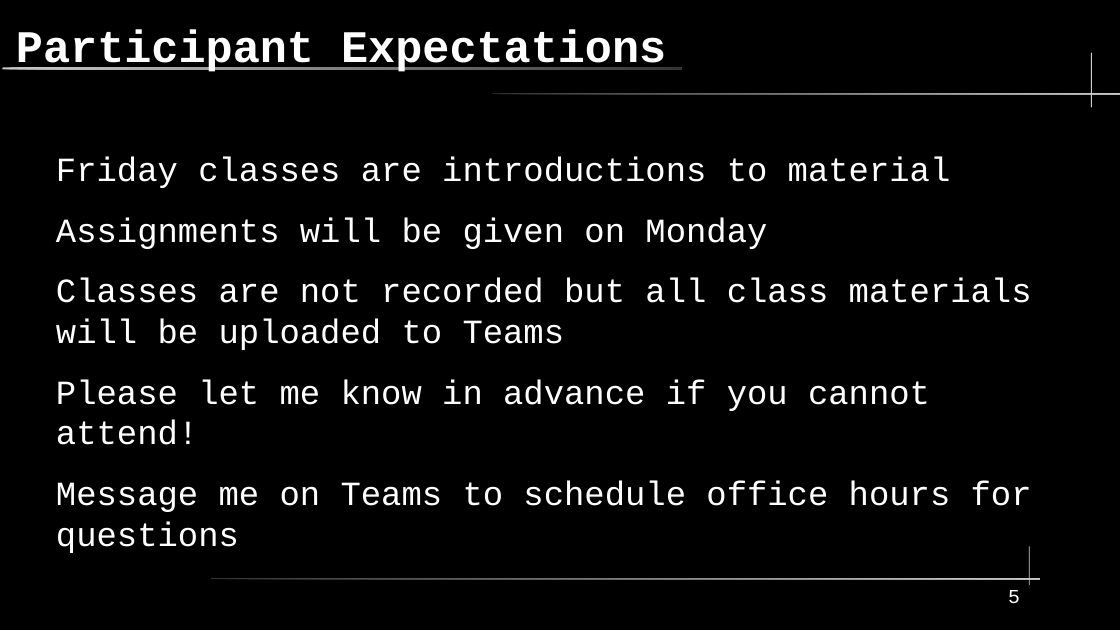
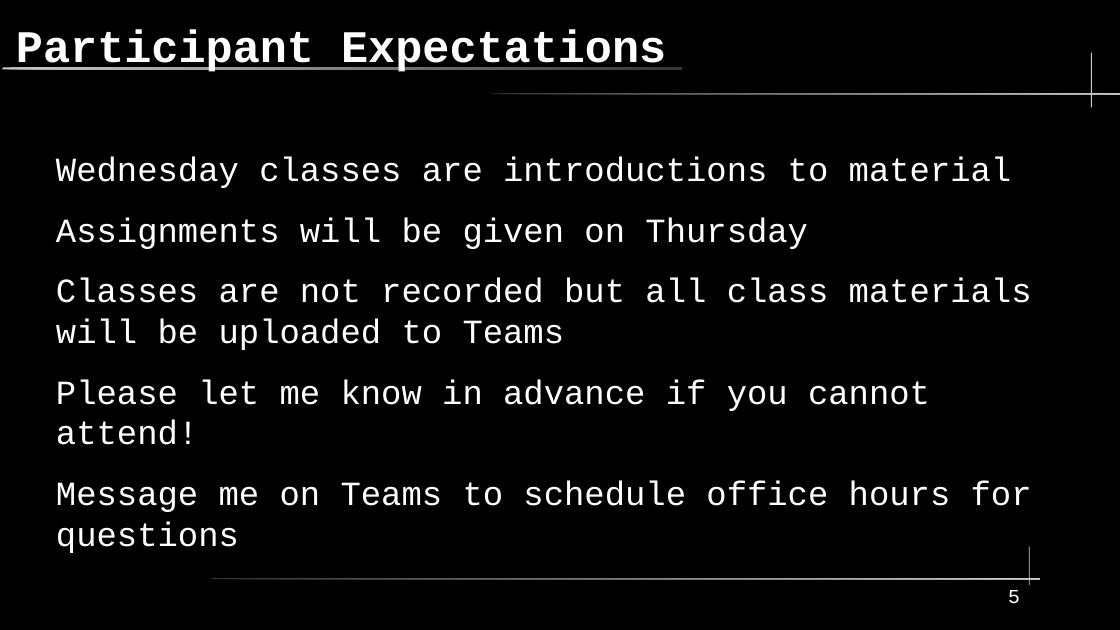
Before and after one commit to DCS-training/nltk-intro-2024, a slide deck: slide 5 of Slides/NLTK_class1_09.02.2024.pptx. Drawn at 1120x630 pixels with LibreOffice and Linux fonts; fonts in the diff are those of the drawing. Boxes give left, top, right and bottom in pixels: in the first picture for what was removed or moved away, otherwise in the second. Text is boxed around its words. In the diff, an @@ line names an element or a change of style, - is before the commit and + after.

Commit message:
Corrected slides

```diff
--- a/Slides/NLTK_class1_09.02.2024.pptx
+++ b/Slides/NLTK_class1_09.02.2024.pptx
@@ text at (56,156,1012,249): text changed @@
-Friday classes are introductions to material
-Assignments will be given on Monday
+Wednesday classes are introductions to material
+Assignments will be given on Thursday
```
